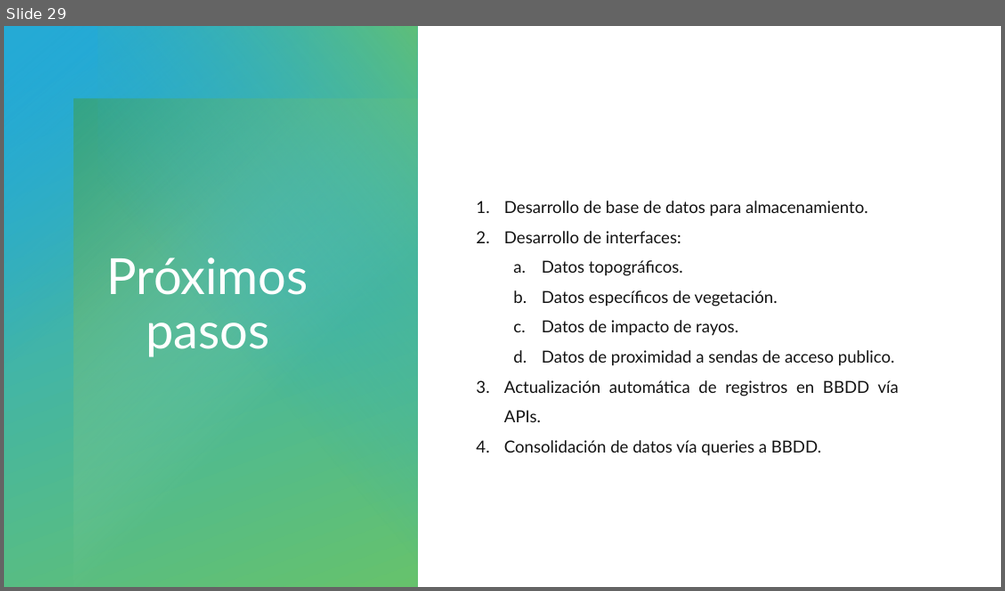
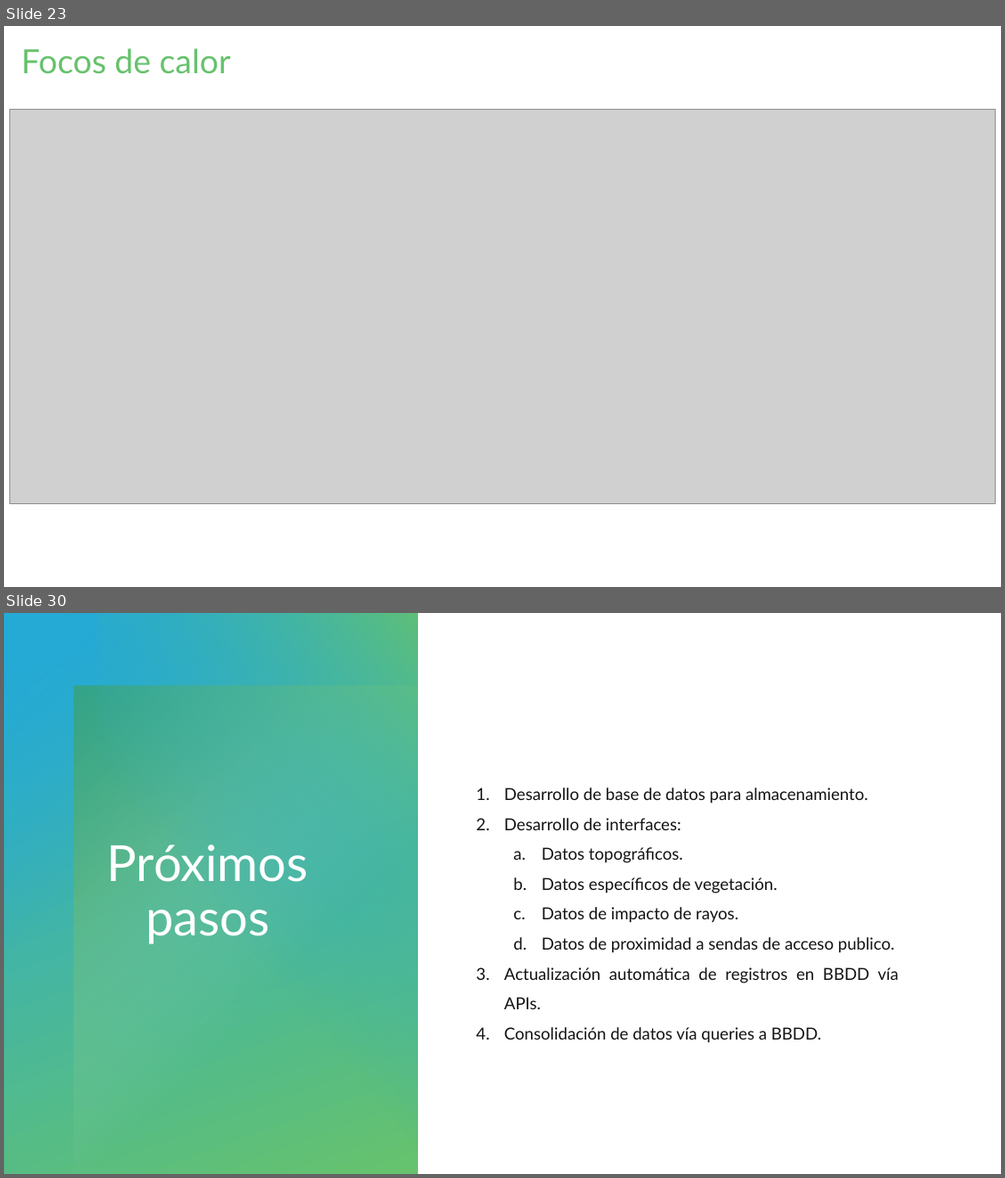
Before and after one commit to HunterCitto/199---Seminario-Final, a slide deck: docs/Entregas/Presentación/Incendios forestales de la Patagonia Andina - Pública.pptx. Shown one above the other, each under a label of ours: slide 29 before the commit, slides 23 and 30 after it; the slides between them are not shown. The pictures are 1005x591 and 1005x1178 pixels, drawn with LibreOffice and Linux fonts; fonts in the diff are those of the drawing; grey boxes stand for pictures. Boxes give left, top, right and bottom in pixels: in the first picture for what was removed or moved away, otherwise in the second. Text is boxed around its words. In the diff, an @@ line names an element or a change of style, - is before the commit and + after.

```diff
--- a/docs/Entregas/Presentación/Incendios forestales de la Patagonia Andina - Pública.pptx
+++ b/docs/Entregas/Presentación/Incendios forestales de la Patagonia Andina - Pública.pptx
@@ slide 23 added at (4,26,1001,587), background #FFFFFF @@
@@ text added at (21,48,231,74), 32 pt, text gradient #66C26C to #25AAD5 @@
+Focos de calor
@@ picture added at (10,109,995,503) @@
@@ what was slide 29 is now slide 30 @@
```
Also in this commit, not shown: 8 slides changed, 8 other slides added, 8 slides removed, 7 other files.
